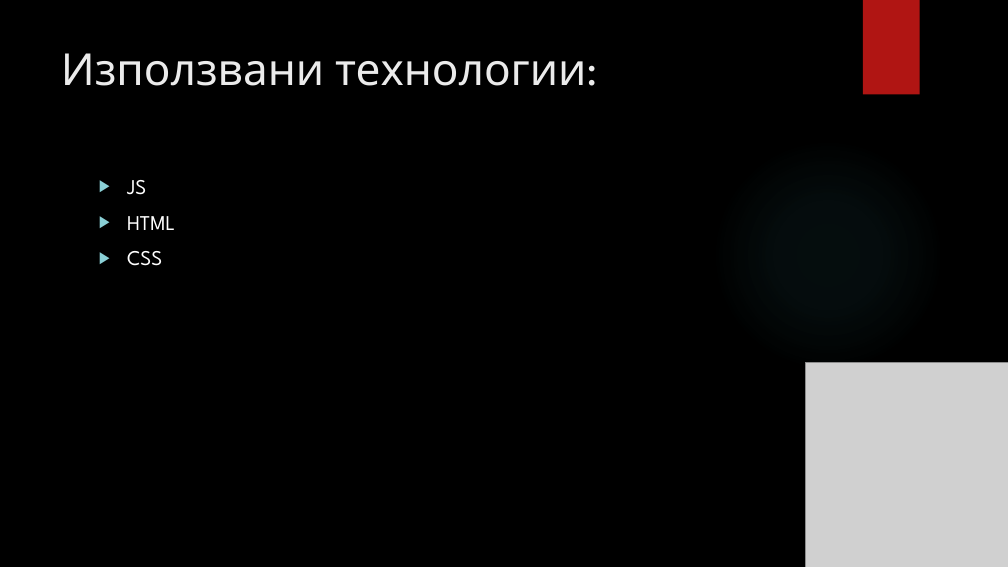
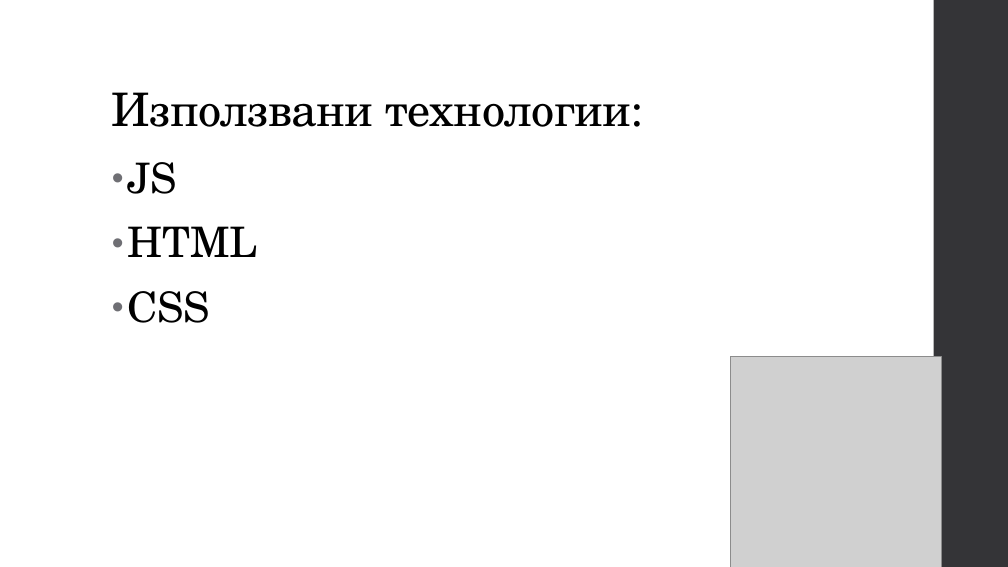
Before and after one commit to Kristian-A/Hack-Tues, a slide deck: slide 2 of CVT(viviti.pptx. Drawn at 1008x567 pixels with LibreOffice and Linux fonts; fonts in the diff are those of the drawing; grey boxes stand for pictures; background and template pictures are left out. Boxes give left, top, right and bottom in pixels: in the first picture for what was removed or moved away, otherwise in the second. Text is boxed around its words. In the diff, an @@ line names an element or a change of style, - is before the commit and + after.

```diff
--- a/CVT(viviti.pptx
+++ b/CVT(viviti.pptx
@@ background picture (left out) to #FFFFFF @@
@@ rectangle removed at <box>863,0,920,95</box> @@
@@ rectangle added at <box>934,0,1008,567</box>, fill #353537 @@
@@ title "Използвани технологии:": place and size @@
-title "Използвани технологии:" at <box>61,53,586,86</box>
+title "Използвани технологии:" at <box>112,92,631,127</box>
@@ title "Използвани технологии:" at <box>112,92,631,127</box>: size 42 to 44 pt, font League Spartan to TeX Gyre Schola, text colour #EBEBEB to #000000, letter spacing 0 to -0.5 pt; line spacing 1 to 0.9; vertical alignment top to bottom @@
@@ ellipse removed at <box>712,138,944,371</box> @@
@@ text "JS": place and size @@
-text "JS" at <box>127,180,175,266</box>
+text "JS" at <box>127,162,258,323</box>
@@ text "JS" at <box>127,162,258,323</box>: size 20 to 40 pt, font League Spartan to TeX Gyre Schola, text colour #FFFFFF to #000000, letter spacing 0 to 0.1 pt; bullet ▶ to •; line spacing 1 to 0.95; more space between paragraphs; bullet colour #8AD0D6 to #6F6F74 @@
@@ picture: place and size @@
-picture at <box>805,362,1008,567</box>
+picture at <box>731,357,941,567</box>
```
Also in this commit, not shown: 2 other slides changed, 1 slide added.
